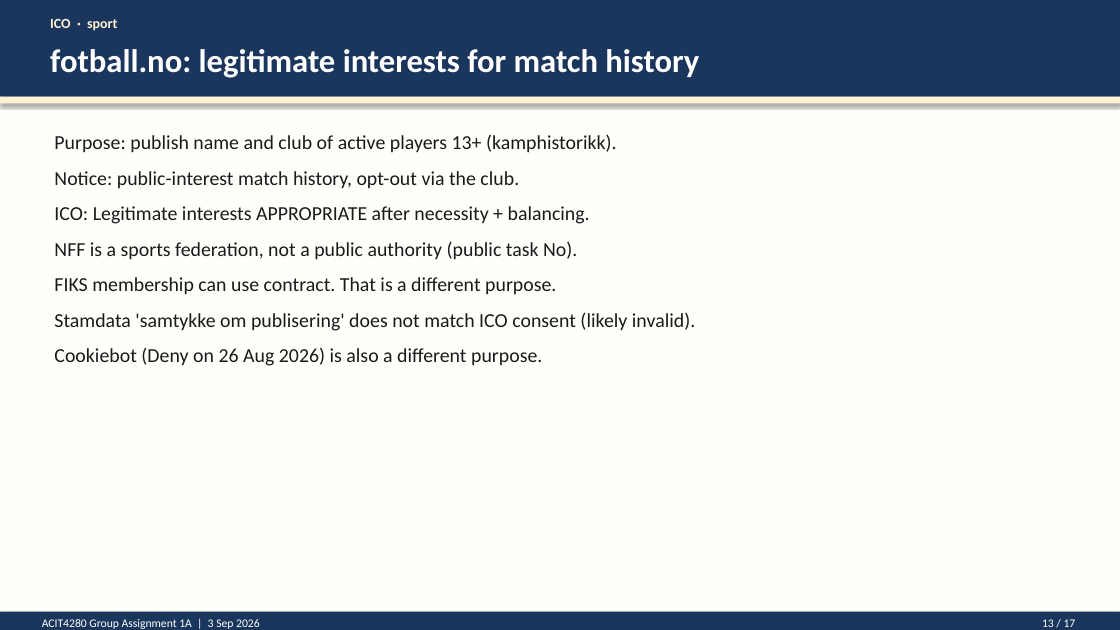
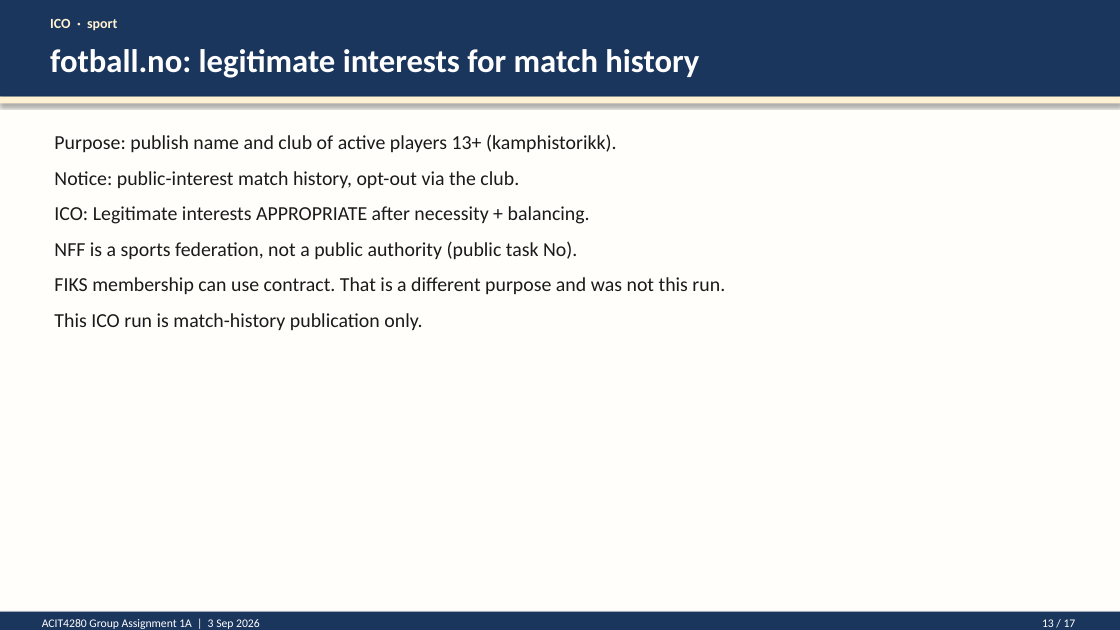
Before and after one commit to kasa031/Bacheloroppgave, a slide deck: slide 13 of ACIT4280_1A_presentation.pptx. Drawn at 1120x630 pixels with LibreOffice and Linux fonts; fonts in the diff are those of the drawing. Boxes give left, top, right and bottom in pixels: in the first picture for what was removed or moved away, otherwise in the second. Text is boxed around its words. In the diff, an @@ line names an element or a change of style, - is before the commit and + after.

```diff
--- a/ACIT4280_1A_presentation.pptx
+++ b/ACIT4280_1A_presentation.pptx
@@ text at box(54, 277, 725, 331): text changed @@
-FIKS membership can use contract. That is a different purpose.
-Stamdata 'samtykke om publisering' does not match ICO consent (likely invalid).
-Cookiebot (Deny on 26 Aug 2026) is also a different purpose.
+FIKS membership can use contract. That is a different purpose and was not this run.
+This ICO run is match-history publication only.
```
Also in this commit, not shown: 7 other slides changed, 14 other files.
